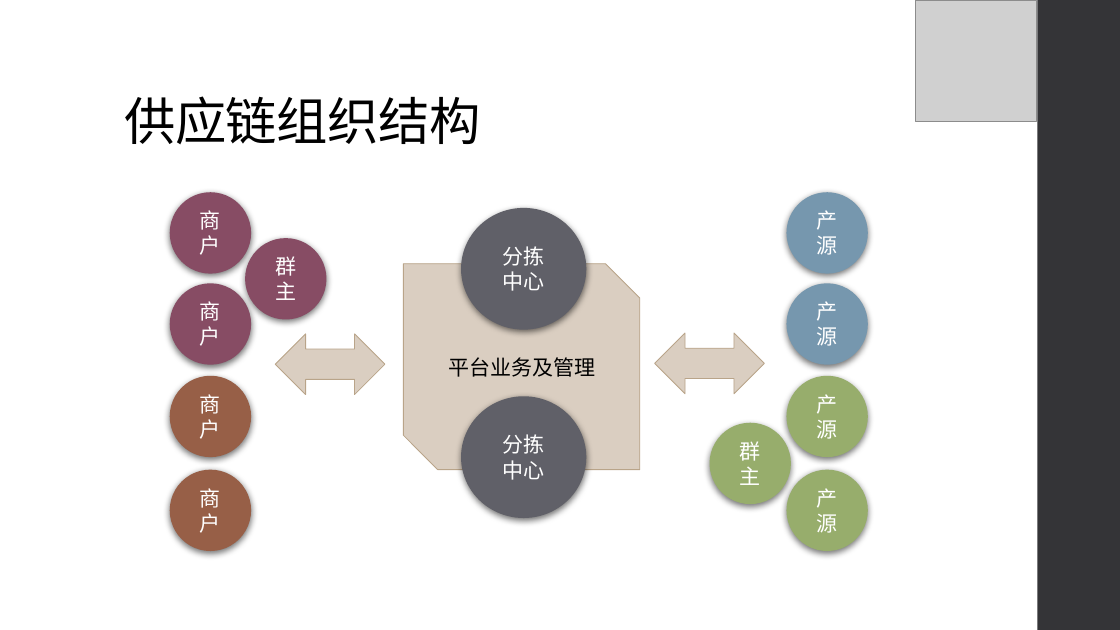
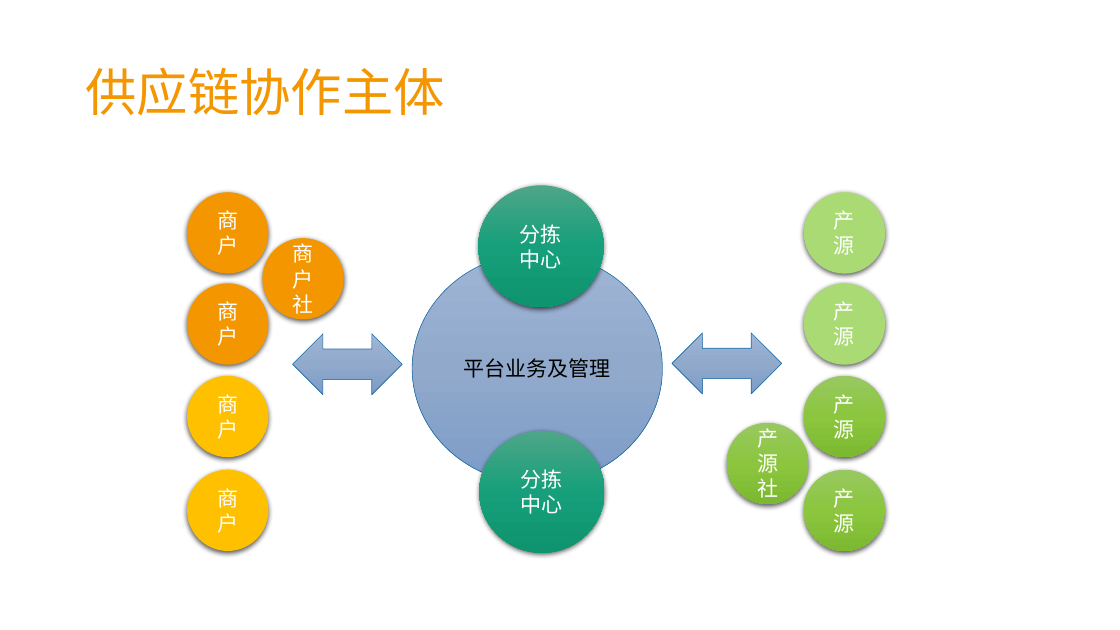
Before and after one commit to jzgi/chainsmart, a slide deck: slide 6 of Docs/中惠农通平台设计.pptx. Drawn at 1120x630 pixels with LibreOffice and Linux fonts; fonts in the diff are those of the drawing; grey boxes stand for pictures. Boxes give left, top, right and bottom in pixels: in the first picture for what was removed or moved away, otherwise in the second. Text is boxed around its words. In the diff, an @@ line names an element or a change of style, - is before the commit and + after.

```diff
--- a/Docs/中惠农通平台设计.pptx
+++ b/Docs/中惠农通平台设计.pptx
@@ picture removed at [915, 0, 1037, 122] @@
@@ rectangle removed at [1038, 0, 1120, 630] @@
@@ title "供应链协作主体" at [85, 67, 444, 115]: vertical alignment bottom to middle @@
@@ title at [85, 67, 444, 115]: text changed; text colour #000000 to #F49600 @@
-供应链组织结构
+供应链协作主体
@@ ellipse "分拣 中心": place and size @@
-ellipse "分拣 中心" at [461, 208, 586, 330]
+ellipse "分拣 中心" at [479, 186, 604, 308]
@@ ellipse "分拣 中心" at [479, 186, 604, 308]: fill #616168 to gradient #4EA788 to #17A07B to #0F9470; shadow changed @@
@@ ellipse "产源" at [804, 192, 886, 274]: fill #7797AE to #A9DA74; shadow changed @@
@@ fill #884C64 to #F49600; shadow changed in 3 elements at [187, 192, 269, 274], [187, 283, 269, 365], [262, 238, 344, 319] @@
@@ text in ellipse at [293, 243, 314, 314]: text changed @@
-群主
+商户社
@@ ellipse "平台业务及管理": place and size @@
-ellipse "平台业务及管理" at [403, 264, 639, 470]
+ellipse "平台业务及管理" at [413, 253, 663, 484]
@@ ellipse "平台业务及管理" at [413, 253, 663, 484]: snip diag rect to ellipse; fill #DBCFC2 to gradient #9EB5D6 to #91AACC to #7D9DC8; outline #B9A489 0.75 pt to #1D6FA9 0.5 pt @@
@@ ellipse "产源" at [804, 283, 886, 365]: fill #7797AE to #A9DA74; shadow changed @@
@@ left right arrow at [292, 334, 402, 394]: fill #DBCFC2 to gradient #9EB5D6 to #91AACC to #7D9DC8; outline #B9A489 0.75 pt to #1D6FA9 0.5 pt @@
@@ left right arrow at [672, 334, 781, 394]: fill #DBCFC2 to gradient #9EB5D6 to #91AACC to #7D9DC8; outline #B9A489 0.75 pt to #1D6FA9 0.5 pt @@
@@ ellipse "商户" at [187, 376, 269, 457]: fill #985F47 to #FFC000; shadow changed @@
@@ ellipse "分拣 中心" at [480, 431, 605, 553]: fill #616168 to gradient #4EA788 to #17A07B to #0F9470; shadow changed @@
@@ ellipse "分拣 中心": place and size @@
-ellipse "分拣 中心" at [461, 397, 586, 518]
+ellipse "分拣 中心" at [480, 431, 605, 553]
@@ 6 ellipses, 2 left right arrows: place and size @@
-6 ellipses, 2 left right arrows at [170, 192, 791, 551]
+6 ellipses, 2 left right arrows at [187, 192, 808, 551]
@@ fill #97AE6D to gradient #98C862 to #8CC73F to #7DB831; shadow changed in 3 elements at [804, 376, 886, 457], [804, 470, 886, 551], [727, 423, 808, 504] @@
@@ text in ellipse at [757, 428, 778, 498]: text changed @@
-群主
+产源社
@@ ellipse "商户" at [187, 470, 269, 551]: fill #985F47 to #FFC000; shadow changed @@
@@ 4 ellipses: place and size @@
-4 ellipses at [786, 192, 868, 551]
+4 ellipses at [804, 192, 886, 551]
```
Also in this commit, not shown: 8 other slides changed, 2 slides added, 39 other files.
